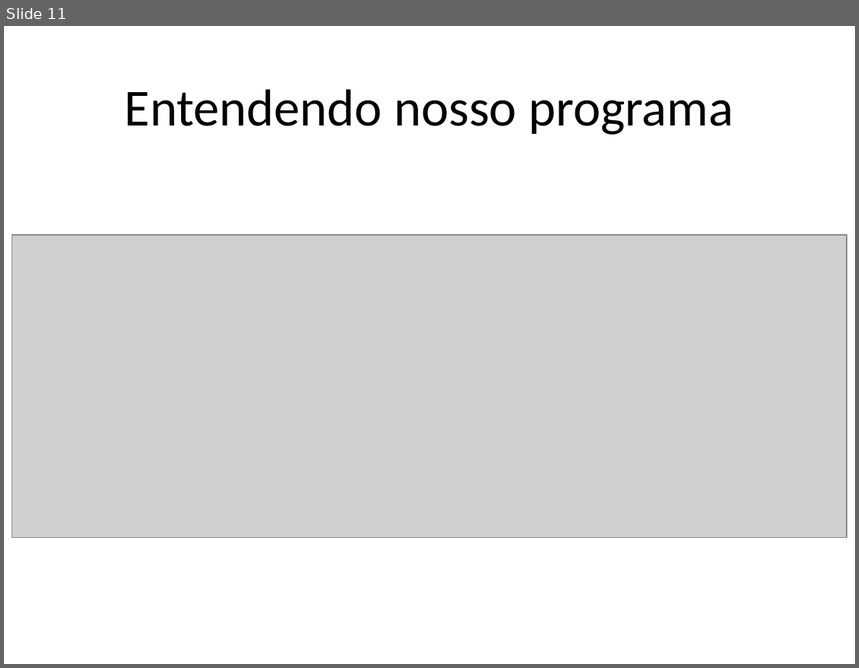
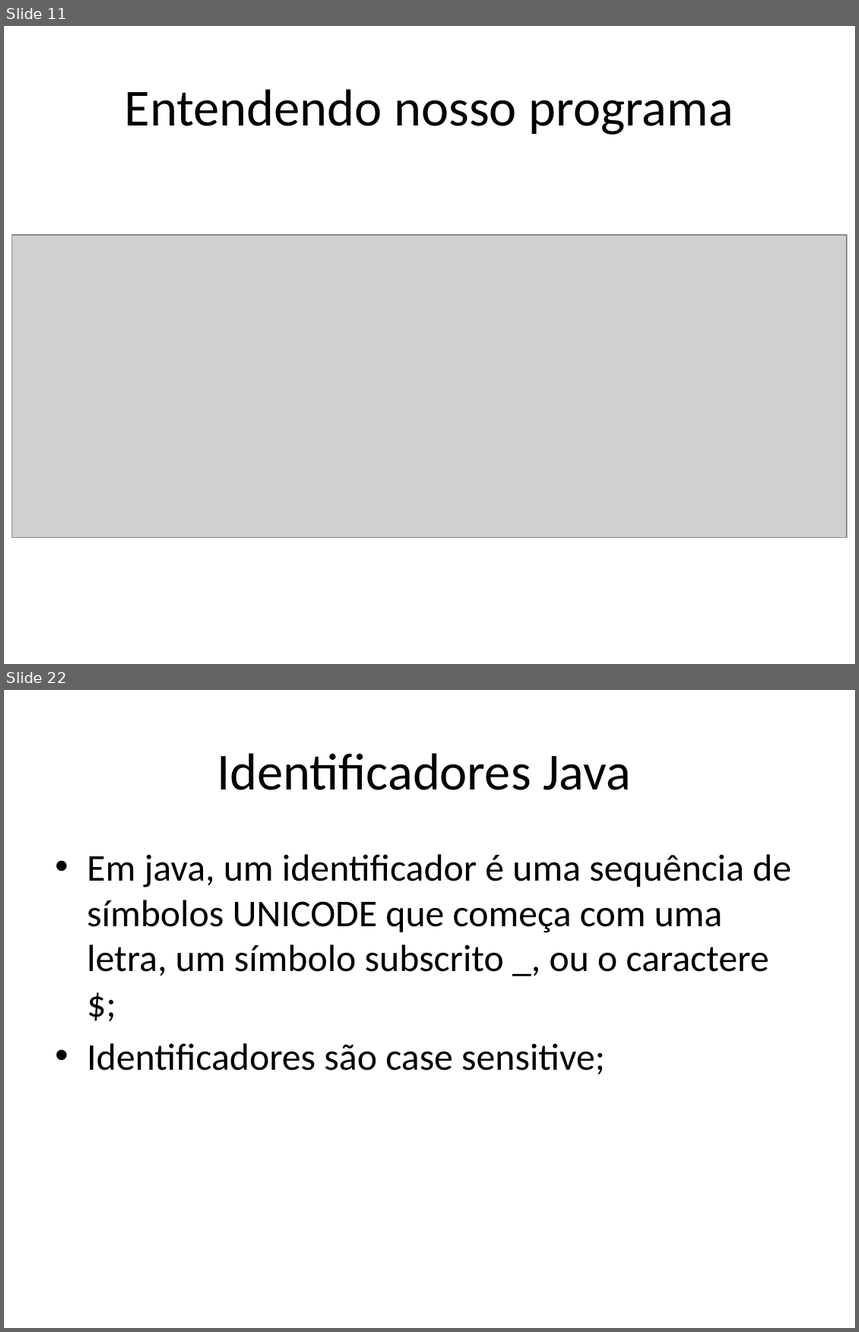
Before and after one commit to renanlessa/CursoJava, a slide deck: Documentos/Curso Java.pptx. Shown one above the other, each under a label of ours: slide 11 before the commit, slides 11 and 22 after it; the slides between them are not shown. The pictures are 859x668 and 859x1332 pixels, drawn with LibreOffice and Linux fonts; fonts in the diff are those of the drawing; grey boxes stand for pictures. Boxes give left, top, right and bottom in pixels: in the first picture for what was removed or moved away, otherwise in the second. Text is boxed around its words. In the diff, an @@ line names an element or a change of style, - is before the commit and + after.

```diff
--- a/Documentos/Curso Java.pptx
+++ b/Documentos/Curso Java.pptx
@@ slide 22 added at box(4, 690, 855, 1328), background #FFFFFF @@
@@ title added at box(217, 753, 631, 790), 44 pt, text #000000 @@
+Identificadores Java
@@ text added at box(87, 854, 791, 1075), 32 pt, text #000000 @@
+• Em java, um identificador é uma sequência de símbolos UNICODE que começa com uma letra, um símbolo subscrito _, ou o caractere $;
+• Identificadores são case sensitive;
```
Also in this commit, not shown: 14 other slides added, 14 other files.
